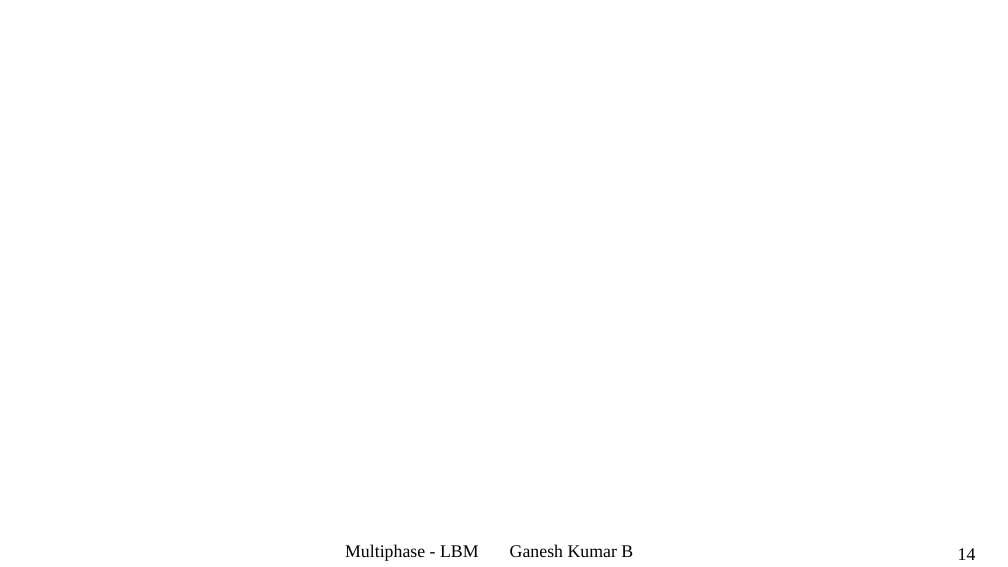
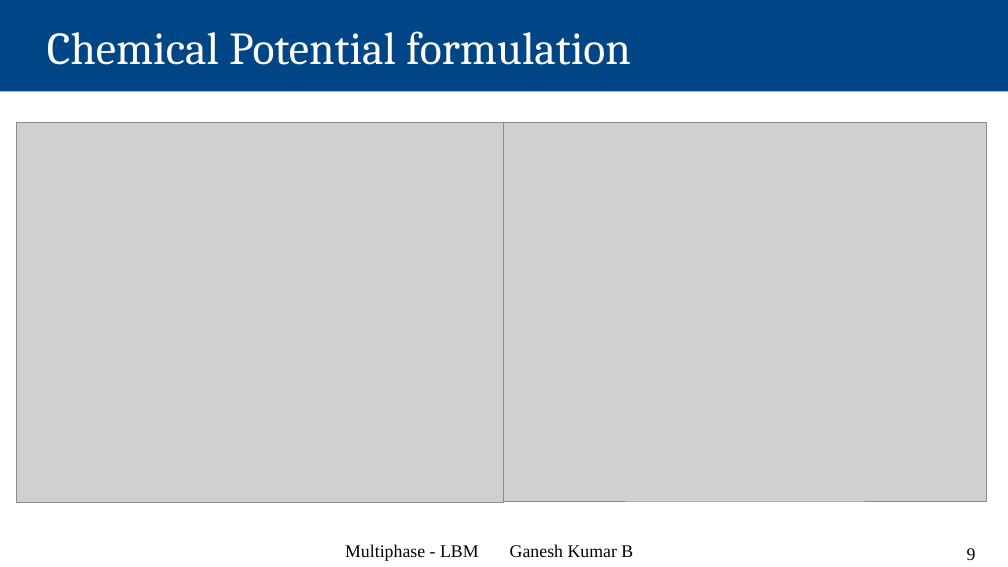
Before and after one commit to Ganesh-Kumar-B/multiphase_ppts, a slide deck: slide 9 of Multiphase_LBM.odp (slide 14 before the commit). Drawn at 1008x567 pixels with LibreOffice and Linux fonts; fonts in the diff are those of the drawing; grey boxes stand for pictures. Boxes give left, top, right and bottom in pixels: in the first picture for what was removed or moved away, otherwise in the second. Text is boxed around its words. In the diff, an @@ line names an element or a change of style, - is before the commit and + after.

```diff
--- a/Multiphase_LBM.odp
+++ b/Multiphase_LBM.odp
@@ title added at (0,0,1008,91), fill #004586, 36 pt, text #FFFFFF @@
+Chemical Potential formulation
@@ picture added at (16,123,503,503) @@
@@ picture added at (503,123,987,501) @@
@@ page number at (967,548,976,560): text changed @@
-14
+9
```
Also in this commit, not shown: 7 other slides changed, 1 slide added.
